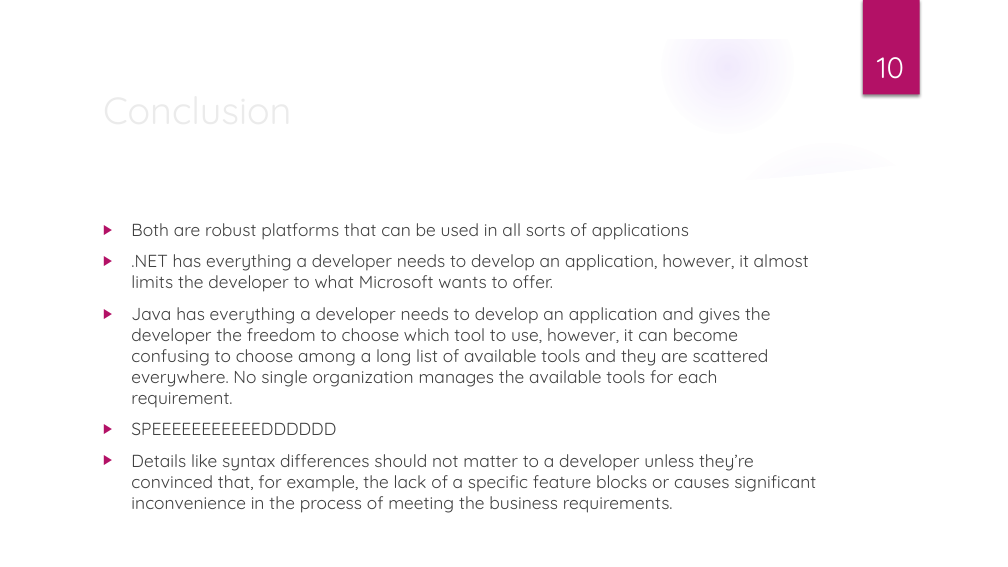
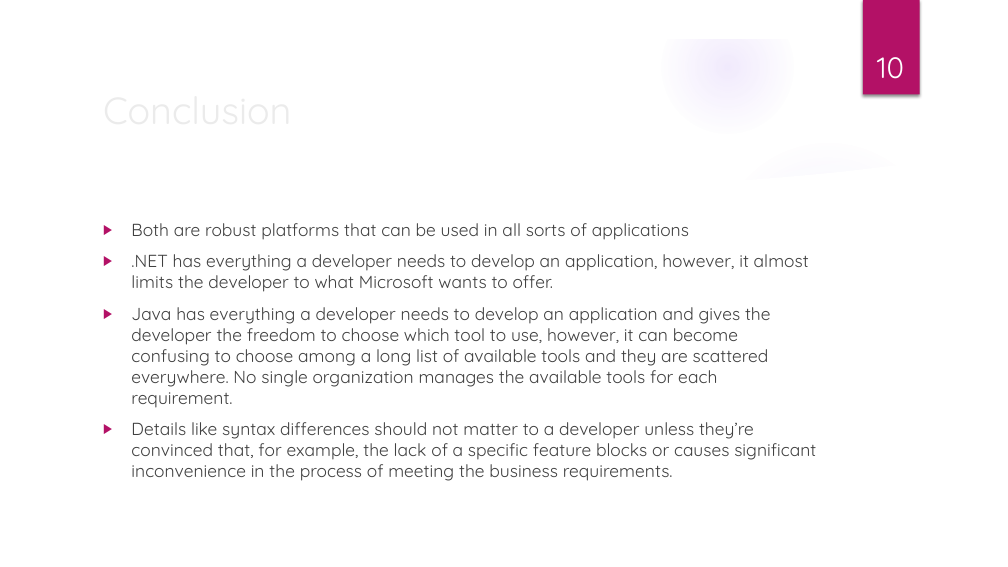
Before and after one commit to ThisVsThat-IT/java-vs-dotnet, a slide deck: slide 10 of Java vs dotnet.pptx. Drawn at 1008x567 pixels with LibreOffice and Linux fonts; fonts in the diff are those of the drawing; background and template pictures are left out. Boxes give left, top, right and bottom in pixels: in the first picture for what was removed or moved away, otherwise in the second. Text is boxed around its words. In the diff, an @@ line names an element or a change of style, - is before the commit and + after.

```diff
--- a/Java vs dotnet.pptx
+++ b/Java vs dotnet.pptx
@@ text at (131,422,336,435): paragraph removed @@
-▶ SPEEEEEEEEEEEDDDDDD
```
Also in this commit, not shown: 3 other slides changed.
